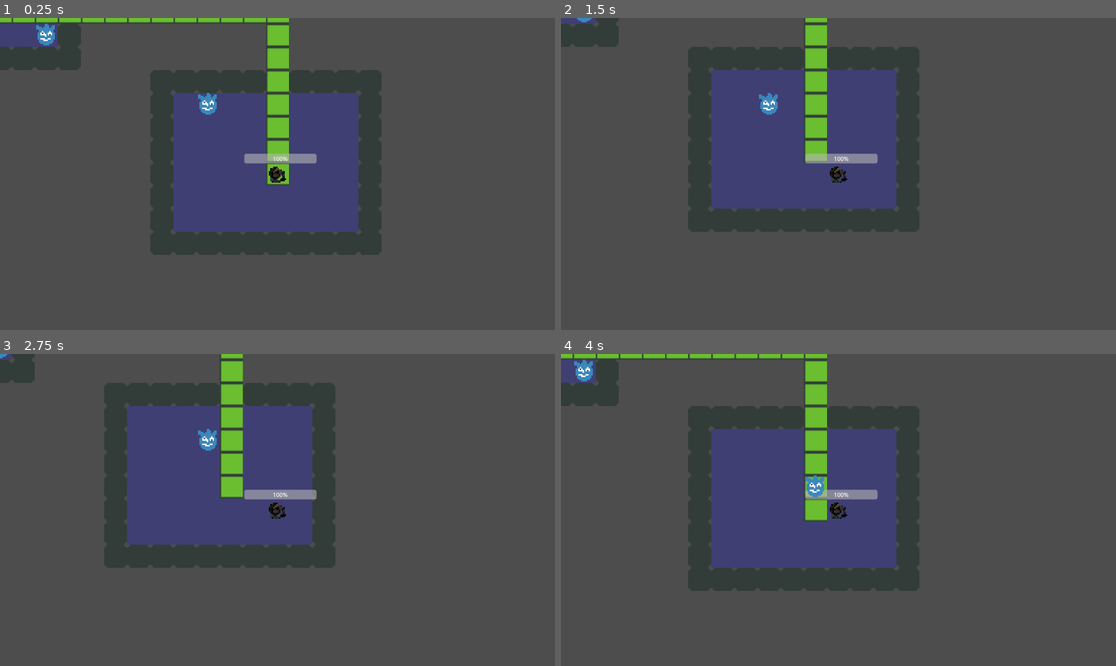
Above: before the commit, frames 1-4 (two rows, left to right).
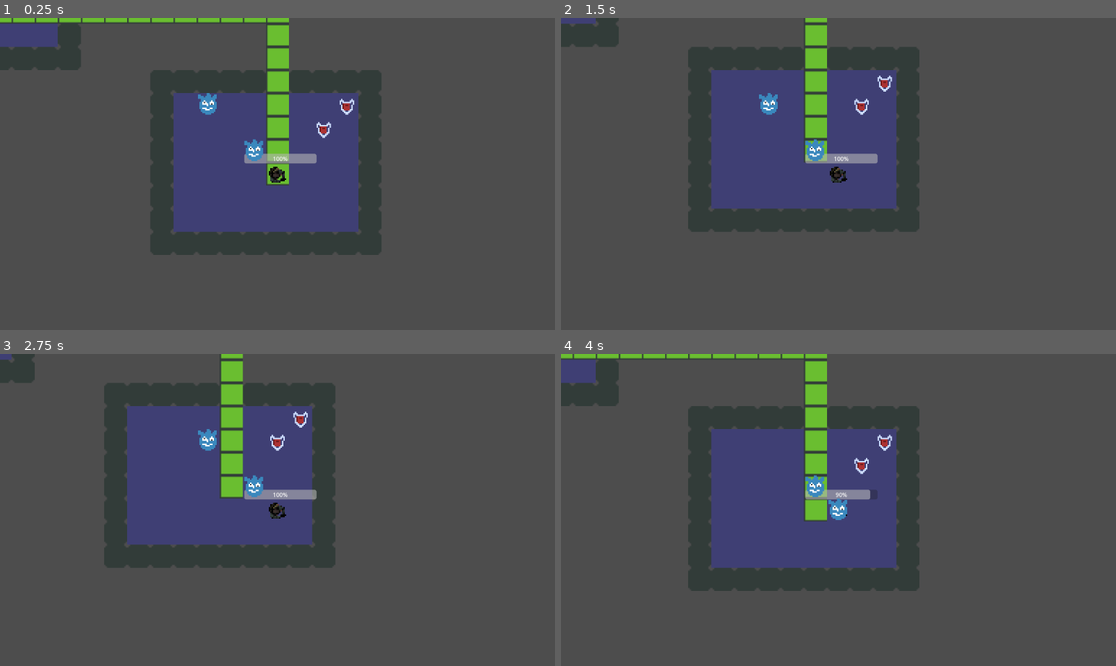
Above: after the commit, the same moments.

Repository: JBlitzar/RogueLike
Game: Godot game, scene res://RoomLevel.tscn
The game is run twice, just before and just after one commit, with the same random seed, the same clock (stepped at 60 frames per second) and the same inputs.
Inputs:
- Up to frame 1 (0.25 s): no input
- Up to frame 2 (1.5 s): tap Enter at 0.5 s; hold Right (right) 0.53-1.28 s; tap Space at 1.25 s; hold S (down) from 1.28 s (still down)
- Up to frame 3 (2.75 s): tap Enter at 2 s; release S (down) at 2.03 s; hold Right (right) from 2.03 s (still down)
- Up to frame 4 (4 s): tap Space at 2.75 s; release Right (right) at 2.78 s; hold W (up) 2.78-3.53 s; tap Enter at 3.5 s; hold Left (left) from 3.53 s (still down)

The runs differ from the first frame. In frame 1, 0.5% of the frame differs, in the area x 6-64%, y 1-46%; in frame 2, 0.4%; in frame 3, 0.4%; in frame 4, 0.6%, in the area x 2-60%, y 1-54%.

Commit message:
powerups minus the effects

Diff:
--- a/Enemy.gd
+++ b/Enemy.gd
@@ -4,7 +4,7 @@
 var grid_position: Vector2
 var tile: NavigationTile
 var health = 1
-@export var damageAmount = 0.1
+@export var damageAmount = 0.5
 var aggrod = false
 #func _ready():
 #	target = position
--- a/EnemyManager.gd
+++ b/EnemyManager.gd
@@ -26,7 +26,7 @@
 	for enemy in enemies:
 		if enemy != null:
 			var enemyRoom = navGrid.query_point_to_room(enemy.grid_position,tilemap.rooms)
-			var playerRoom = navGrid.query_point_to_room($"../Player".playerPos,tilemap.rooms)
+			var playerRoom = navGrid.query_point_to_room(player.playerPos,tilemap.rooms)
 			if enemyRoom and playerRoom:
 				if enemyRoom == playerRoom:
 					enemy.aggro()
@@ -45,4 +45,4 @@
 			spawn_enemy(newCell,navGrid)
 		#pass# pick a random range of enemies in a room, put them in random positions
 func damage_player():
-	$"../Player".damage()
+	player.damage()
--- a/Player.gd
+++ b/Player.gd
@@ -31,3 +31,5 @@
 func damage():
 	health -= damageAmount
 	$Control/HealthBar.value = health
+func activate_powerup(powerType):
+	pass
--- /dev/null
+++ b/Powerup.gd
@@ -0,0 +1,11 @@
+extends Sprite2D
+
+var grid_position: Vector2
+var tile: NavigationTile
+var powerUpType: String
+func _ready():
+	if powerUpType == "code":
+		texture = load("res://code.png")
+	else:
+		texture = load("res://shield.png")
+	print(powerUpType)
--- /dev/null
+++ b/Powerup.tscn
@@ -0,0 +1,9 @@
+[gd_scene load_steps=3 format=3 uid="uid://bsa0ncqohq5vm"]
+
+[ext_resource type="Texture2D" uid="uid://b1nqde1vbb3su" path="res://code.png" id="1_ba6ds"]
+[ext_resource type="Script" path="res://Powerup.gd" id="1_qbuh4"]
+
+[node name="Powerup" type="Sprite2D"]
+texture_filter = 1
+texture = ExtResource("1_ba6ds")
+script = ExtResource("1_qbuh4")
--- /dev/null
+++ b/PowerupManager.gd
@@ -0,0 +1,43 @@
+extends Node
+@export var powerupsperroom_min = 1
+@export var powerupsperroom_max = 5
+@export var powerupScene: PackedScene
+@export var player: Node
+var powerups = []
+# Called when the node enters the scene tree for the first time.
+func _ready():
+	pass # Replace with function body.
+
+
+# Called every frame. 'delta' is the elapsed time since the previous frame.
+func _process(delta):
+	pass
+func spawn_powerup(cell,navGrid):
+	var powerupInst = powerupScene.instantiate()
+	powerupInst.position = get_parent().map_to_local(Vector2i(cell.x,cell.y))
+	powerupInst.grid_position = cell
+	var powerUpType = randi() % 2
+	if powerUpType == 1:
+		powerupInst.powerUpType = "code"
+	else:
+		powerupInst.powerUpType = "shield"
+	add_child(powerupInst)
+	var tileObj = navGrid.queryTile(cell.x, cell.y)
+	tileObj.entity = powerupInst
+	powerupInst.tile = tileObj
+	powerups.append(powerupInst)
+func move_powerups(navGrid,tilemap):
+	navGrid.init_astar()
+	for powerup in powerups:
+		if powerup != null:
+			if powerup.grid_position == player.playerPos:
+				player.activate_powerup(powerup.powerUpType)
+				powerup.call_deferred("queue_free")
+
+
+func generate_powerups(rooms,navGrid):
+	for room in rooms:
+		for i in range(randi_range(powerupsperroom_min,powerupsperroom_max)):
+			var newCell = room.get_random_cell()
+			spawn_powerup(newCell,navGrid)
+		#pass# pick a random range of powerups in a room, put them in random positions
--- a/Room.gd
+++ b/Room.gd
@@ -54,7 +54,7 @@
 	return Vector2(randi_range(x+1,x+width-2),randi_range(y+1,y+height-2))
 func point_in_bbox(point):
 	var points = []
-	for i in range(x+1,x+width-2):
-		for j in range(y+1,y+height-2):
+	for i in range(x+1,x+width-1):
+		for j in range(y+1,y+height-1):
 			points.append(Vector2(i,j))
 	return point in points
--- a/RoomLevel.gd
+++ b/RoomLevel.gd
@@ -50,6 +50,7 @@
 
 	gridObject.init_astar()
 	$EnemyManager.generate_enemies(rooms,gridObject)
+	$PowerupManager.generate_powerups(rooms,gridObject)
 
 	#var startEx = gridObject.queryTile(rooms[0].get_center()[0],rooms[0].get_center()[1])
 	#var endEx = gridObject.queryTile(rooms[1].get_center()[0],rooms[1].get_center()[1])
@@ -62,6 +63,7 @@
 	pass
 func advanceEnemies():
 	$EnemyManager.move_enemies(gridObject,self)
+	$PowerupManager.move_powerups(gridObject,self)
 
 func _on_player_input_recieved(playerPos,playerVel):
 	pass # Replace with function body.
--- a/RoomLevel.tscn
+++ b/RoomLevel.tscn
@@ -1,10 +1,12 @@
-[gd_scene load_steps=8 format=3 uid="uid://bgodbm0mwjvd8"]
+[gd_scene load_steps=10 format=3 uid="uid://bgodbm0mwjvd8"]
 
 [ext_resource type="Texture2D" uid="uid://cu53mx73gqtnh" path="res://Tiles.png" id="1_014y8"]
 [ext_resource type="Script" path="res://RoomLevel.gd" id="2_1tgja"]
 [ext_resource type="PackedScene" uid="uid://b71dbpjvj0e7x" path="res://Player.tscn" id="3_cavv8"]
 [ext_resource type="Script" path="res://EnemyManager.gd" id="4_0qeqr"]
 [ext_resource type="PackedScene" uid="uid://b2a7pb7q8i7g7" path="res://Enemy.tscn" id="5_p038h"]
+[ext_resource type="Script" path="res://PowerupManager.gd" id="6_yqwnt"]
+[ext_resource type="PackedScene" uid="uid://bsa0ncqohq5vm" path="res://Powerup.tscn" id="7_x1jh1"]
 
 [sub_resource type="TileSetAtlasSource" id="TileSetAtlasSource_x4n57"]
 resource_name = "Tiles"
@@ -89,8 +91,14 @@
 
 [node name="EnemyManager" type="Node" parent="." node_paths=PackedStringArray("player")]
 script = ExtResource("4_0qeqr")
-enemiesperroom_max = 1
+enemiesperroom_max = 2
 enemyScene = ExtResource("5_p038h")
 player = NodePath("../Player")
 
+[node name="PowerupManager" type="Node" parent="." node_paths=PackedStringArray("player")]
+script = ExtResource("6_yqwnt")
+powerupsperroom_max = 2
+powerupScene = ExtResource("7_x1jh1")
+player = NodePath("../Player")
+
 [connection signal="input_recieved" from="Player" to="." method="_on_player_input_recieved"]
Binary file added: code.aseprite
Binary file added: code.png
Not shown, added: code.png.import
Binary file added: shield.aseprite
Binary file added: shield.png
Not shown, added: shield.png.import
